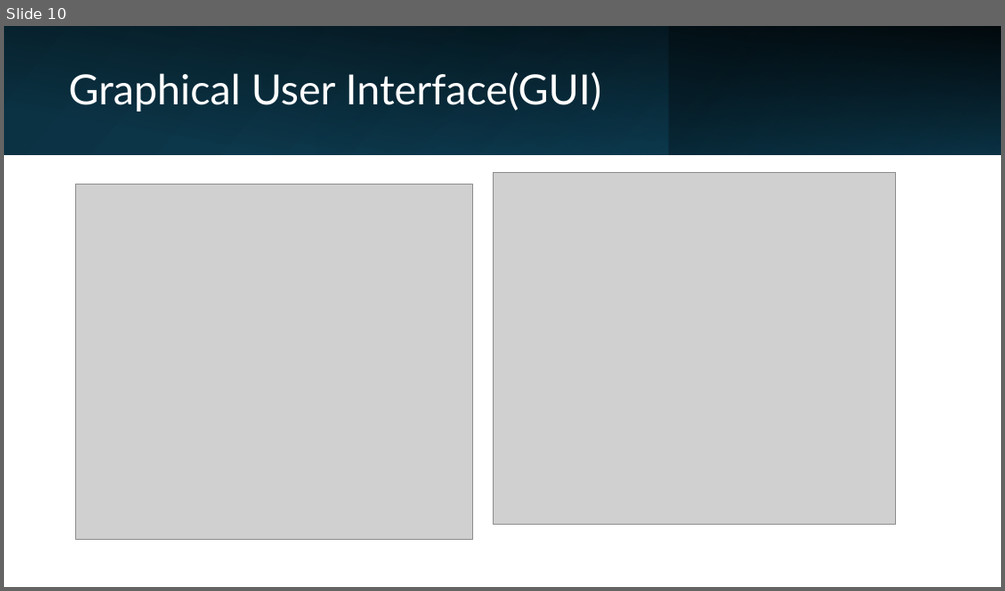
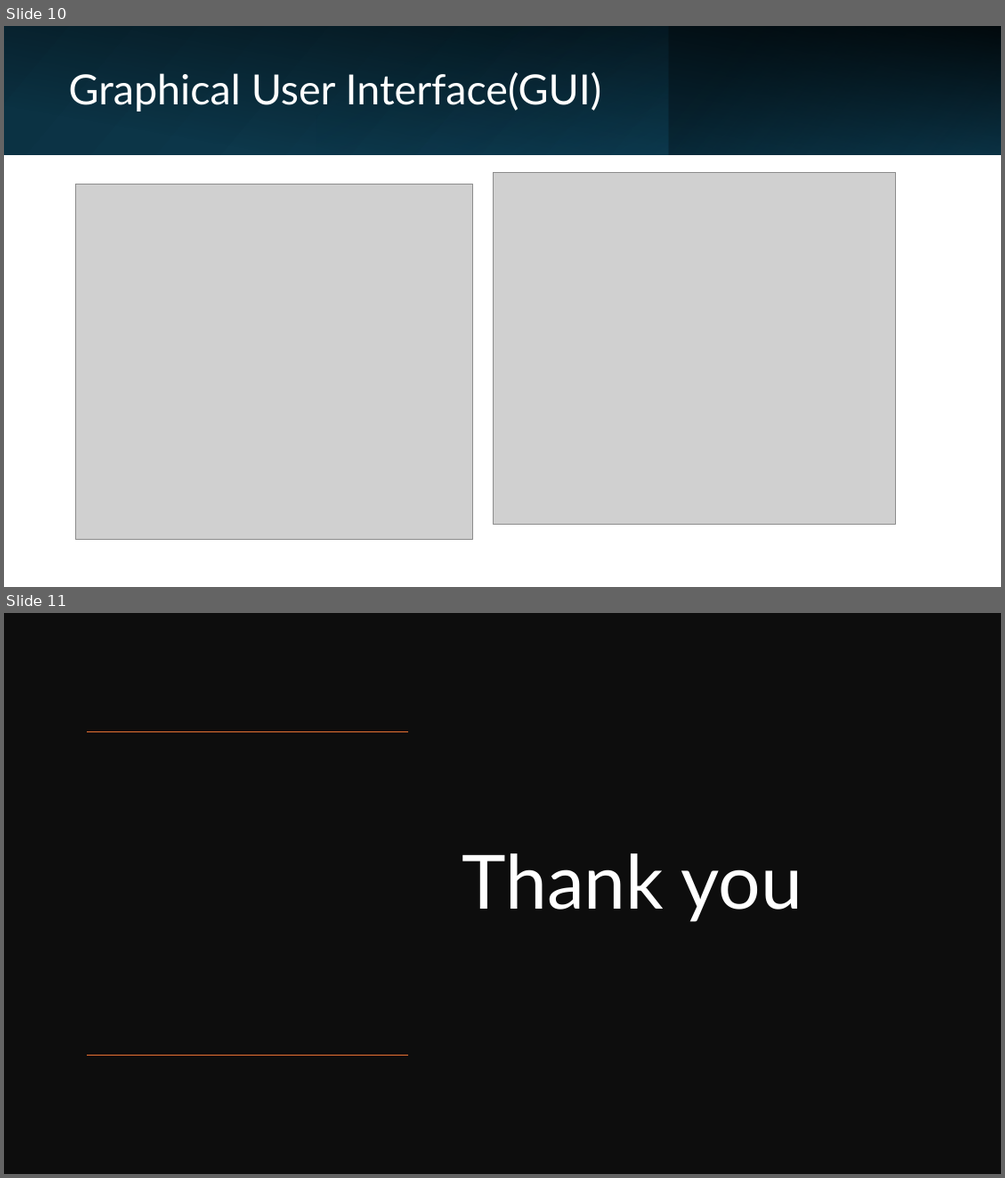
Before and after one commit to Vishnu-Bijjam/Capstone_Project_Vishnu, a slide deck: Capstone PPT Vishnu.pptx. Shown one above the other, each under a label of ours: slide 10 before the commit, slides 10 and 11 after it. The pictures are 1005x591 and 1005x1178 pixels, drawn with LibreOffice and Linux fonts; fonts in the diff are those of the drawing; grey boxes stand for pictures. Boxes give left, top, right and bottom in pixels: in the first picture for what was removed or moved away, otherwise in the second. Text is boxed around its words. In the diff, an @@ line names an element or a change of style, - is before the commit and + after.

```diff
--- a/Capstone PPT Vishnu.pptx
+++ b/Capstone PPT Vishnu.pptx
@@ slide 11 added at [4,613,1001,1174], background #FFFFFF @@
@@ rectangle added at [4,613,1001,1174], fill #0D0D0D @@
@@ line added from (409, 732) to (87, 732), #E97132 1 pt @@
@@ text added at [461,853,803,922], 72 pt, text #FFFFFF @@
+Thank you
@@ line added from (409, 1055) to (87, 1055), #E97132 1 pt @@
```
Also in this commit, not shown: 1 slide changed, 1 slide removed.
